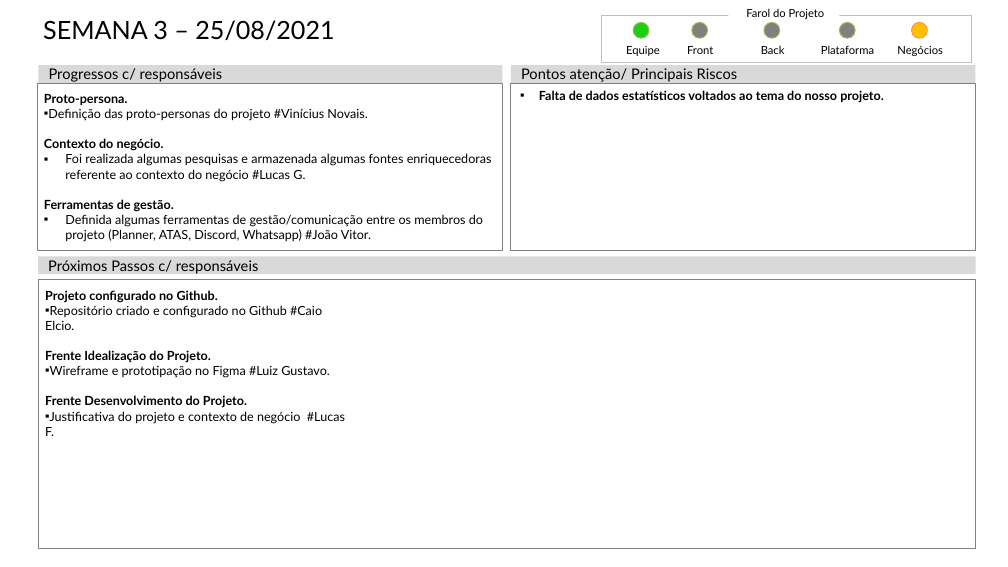
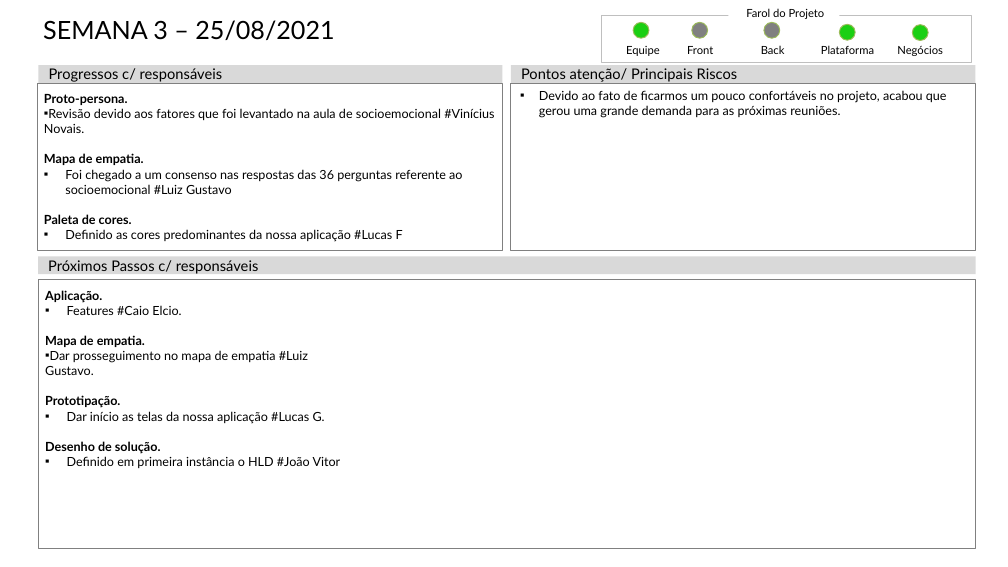
Before and after one commit to vini-novais/Grupo07-2WORK, a slide deck: slide 2 of Documentos/Status Report/StatusReport-semana3.pptx. Drawn at 1008x567 pixels with LibreOffice and Linux fonts; fonts in the diff are those of the drawing. Boxes give left, top, right and bottom in pixels: in the first picture for what was removed or moved away, otherwise in the second. Text is boxed around its words. In the diff, an @@ line names an element or a change of style, - is before the commit and + after.

Commit message:
Atualização do Repositório

```diff
--- a/Documentos/Status Report/StatusReport-semana3.pptx
+++ b/Documentos/Status Report/StatusReport-semana3.pptx
@@ ellipse at (839,24,855,40): fill #808080 to #1BCF13 @@
@@ ellipse at (913,25,928,40): fill #FFC000 to #1BCF13; outline #F79646 1 pt to #9BBB59 1 pt @@
@@ text in rectangle at (44,108,494,242): text changed @@
-  ▪ Definição das proto-personas do projeto #Vinícius Novais.
-  Contexto do negócio.
-  ▪ Foi realizada algumas pesquisas e armazenada algumas fontes enriquecedoras referente ao contexto do negócio #Lucas G.
-  Ferramentas de gestão.
-  ▪ Definida algumas ferramentas de gestão/comunicação entre os membros do projeto (Planner, ATAS, Discord, Whatsapp) #João Vitor.
+  ▪ Revisão devido aos fatores que foi levantado na aula de socioemocional #Vinícius Novais.
+  Mapa de empatia.
+  ▪ Foi chegado a um consenso nas respostas das 36 perguntas referente ao socioemocional #Luiz Gustavo
+  Paleta de cores.
+  ▪ Definido as cores predominantes da nossa aplicação #Lucas F
@@ text at (539,90,947,118): text changed; bold off @@
-▪ Falta de dados estatísticos voltados ao tema do nosso projeto.
+▪ Devido ao fato de ficarmos um pouco confortáveis no projeto, acabou que gerou uma grande demanda para as próximas reuniões.
@@ text in rectangle at (45,290,341,468): text changed @@
-  Projeto configurado no Github.
-  ▪ Repositório criado e configurado no Github #Caio Elcio.
-  Frente Idealização do Projeto.
-  ▪ Wireframe e prototipação no Figma #Luiz Gustavo.
-  Frente Desenvolvimento do Projeto.
-  ▪ Justificativa do projeto e contexto de negócio #Lucas F.
+  Aplicação.
+  ▪ Features #Caio Elcio.
+  Mapa de empatia.
+  ▪ Dar prosseguimento no mapa de empatia #Luiz Gustavo.
+  Prototipação.
+  ▪ Dar início as telas da nossa aplicação #Lucas G.
+  Desenho de solução.
+  ▪ Definido em primeira instância o HLD #João Vitor
```
Also in this commit, not shown: 29 other files.
